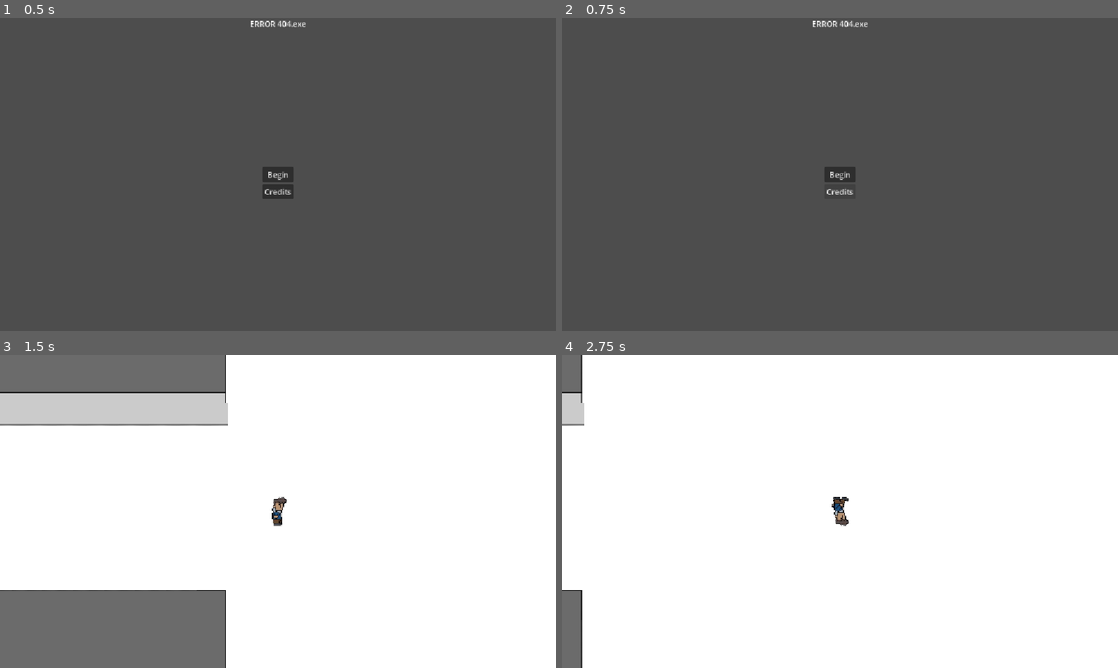
Above: before the commit, frames 1-4 (two rows, left to right).
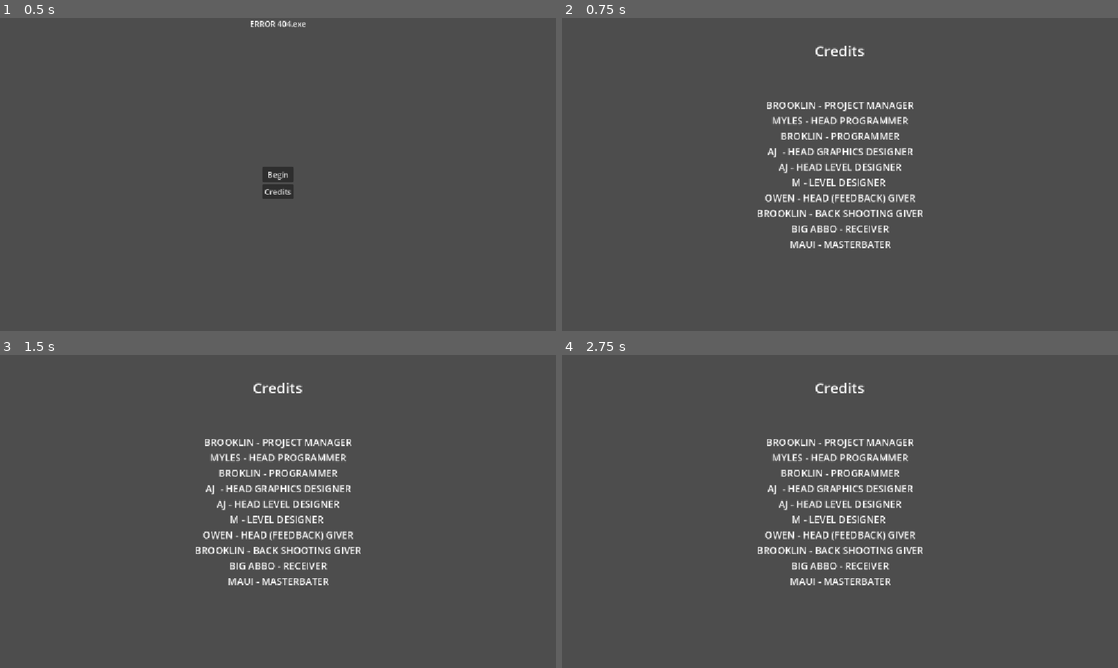
Above: after the commit, the same moments.

Repository: brooklin25t/L2-DIGT-BAM
Game: Godot game, scene res://Scenes/main_menu.tscn
Same seed, same stepped clock (60 frames per second), same inputs: the game is played once before the commit and once after it. This scene is started directly instead of the project's main scene.
Inputs (mouse positions are in pixels of both pictures, inside the frame that each line leads up to):
- Up to frame 1 (0.5 s): no input
- Up to frame 2 (0.75 s): click "Credits" at 0.5 s
- Up to frame 3 (1.5 s): click (278, 511) at 1.25 s, where only the run before the commit has a clickable "Begin"
- Up to frame 4 (2.75 s): tap Enter at 2 s; hold D (player_right) from 2.03 s (still down); tap Space (player_dash) at 2.1 s; tap W (player_up) at 2.27 s

Frame 1 is identical in both runs. In frame 2, 3.6% of the frame differs, in the area x 35-65%, y 0-74%; in frame 3, 99%; in frame 4, 99%, in the area x 0-100%, y 0-100%.

Commit message:
animations and credits

Diff:
--- a/error-404-exe/Prefab/player.tscn
+++ b/error-404-exe/Prefab/player.tscn
@@ -1,10 +1,16 @@
 [gd_scene format=3 uid="uid://cs5d5po13a7u7"]
 
 [ext_resource type="Script" uid="uid://b2ehruxvdiul5" path="res://Scripts/player.gd" id="1_mkbva"]
+[ext_resource type="Texture2D" uid="uid://bf3pf4qnlxg3d" path="res://Sprites/Idle D 1.png" id="4_wyp7x"]
+[ext_resource type="Texture2D" uid="uid://cjcj27twgoawp" path="res://Sprites/Idle D 2.png" id="5_0r8a8"]
 [ext_resource type="Texture2D" uid="uid://ca4ne67efila" path="res://Sprites/_walk_R_1-removebg-preview.png" id="5_i32cl"]
+[ext_resource type="Texture2D" uid="uid://cjrtvkhqvtq0k" path="res://Sprites/walk D 1.png" id="6_hmuh6"]
+[ext_resource type="Texture2D" uid="uid://cdfacv2sc322q" path="res://Sprites/Idle_U_1-removebg-preview.png" id="6_l2bej"]
 [ext_resource type="Texture2D" uid="uid://ekoryxqtox8t" path="res://Sprites/_walk_U_1-removebg-preview.png" id="6_rklwh"]
 [ext_resource type="Texture2D" uid="uid://iroub448i2k2" path="res://Sprites/Idle_R_2-removebg-preview.png" id="6_wyp7x"]
 [ext_resource type="Texture2D" uid="uid://dedtgria3gpb7" path="res://Sprites/_walk_R_1png-removebg-preview.png" id="7_0r8a8"]
+[ext_resource type="Texture2D" uid="uid://i6r67uip8t8" path="res://Sprites/walk D 2.png" id="7_ty16k"]
+[ext_resource type="Texture2D" uid="uid://bebixigryrs5v" path="res://Sprites/Idle_U_2-removebg-preview.png" id="7_ui8k8"]
 [ext_resource type="Texture2D" uid="uid://boik3ub0n56aw" path="res://Sprites/_walk_U_2-removebg-preview.png" id="7_yoyf1"]
 [ext_resource type="Texture2D" uid="uid://bo3h04pdpoboc" path="res://Sprites/_walk_R_2-removebg-preview.png" id="8_l2bej"]
 
@@ -24,12 +30,36 @@
 atlas = ExtResource("6_wyp7x")
 region = Rect2(0, 0, 64, 64)
 
+[sub_resource type="AtlasTexture" id="AtlasTexture_v383j"]
+atlas = ExtResource("4_wyp7x")
+region = Rect2(0, 0, 64, 64)
+
+[sub_resource type="AtlasTexture" id="AtlasTexture_w6hbp"]
+atlas = ExtResource("5_0r8a8")
+region = Rect2(0, 0, 64, 64)
+
+[sub_resource type="AtlasTexture" id="AtlasTexture_pftp3"]
+atlas = ExtResource("6_l2bej")
+region = Rect2(0, 0, 64, 64)
+
+[sub_resource type="AtlasTexture" id="AtlasTexture_ehjad"]
+atlas = ExtResource("7_ui8k8")
+region = Rect2(0, 0, 64, 64)
+
 [sub_resource type="AtlasTexture" id="AtlasTexture_fu6xk"]
 atlas = ExtResource("7_0r8a8")
 region = Rect2(0, 0, 64, 64)
 
 [sub_resource type="AtlasTexture" id="AtlasTexture_7dcbk"]
 atlas = ExtResource("8_l2bej")
+region = Rect2(0, 0, 64, 64)
+
+[sub_resource type="AtlasTexture" id="AtlasTexture_1k2bi"]
+atlas = ExtResource("6_hmuh6")
+region = Rect2(0, 0, 64, 64)
+
+[sub_resource type="AtlasTexture" id="AtlasTexture_i32cl"]
+atlas = ExtResource("7_ty16k")
 region = Rect2(0, 0, 64, 64)
 
 [sub_resource type="AtlasTexture" id="AtlasTexture_hmuh6"]
@@ -43,10 +73,10 @@
 [sub_resource type="SpriteFrames" id="SpriteFrames_mako7"]
 animations = [{
 "frames": [{
-"duration": 2.0,
+"duration": 1.5,
 "texture": SubResource("AtlasTexture_h520n")
 }, {
-"duration": 2.0,
+"duration": 1.5,
 "texture": SubResource("AtlasTexture_m3jog")
 }],
 "loop": 1,
@@ -54,10 +84,32 @@
 "speed": 5.0
 }, {
 "frames": [{
-"duration": 2.0,
+"duration": 1.5,
+"texture": SubResource("AtlasTexture_v383j")
+}, {
+"duration": 1.5,
+"texture": SubResource("AtlasTexture_w6hbp")
+}],
+"loop": 1,
+"name": &"Idle y.axis_down",
+"speed": 5.0
+}, {
+"frames": [{
+"duration": 1.5,
+"texture": SubResource("AtlasTexture_pftp3")
+}, {
+"duration": 1.5,
+"texture": SubResource("AtlasTexture_ehjad")
+}],
+"loop": 1,
+"name": &"Idle y.axis_up",
+"speed": 5.0
+}, {
+"frames": [{
+"duration": 1.5,
 "texture": SubResource("AtlasTexture_fu6xk")
 }, {
-"duration": 2.0,
+"duration": 1.5,
 "texture": SubResource("AtlasTexture_7dcbk")
 }],
 "loop": 1,
@@ -65,14 +117,25 @@
 "speed": 5.0
 }, {
 "frames": [{
-"duration": 1.0,
+"duration": 1.5,
+"texture": SubResource("AtlasTexture_1k2bi")
+}, {
+"duration": 1.5,
+"texture": SubResource("AtlasTexture_i32cl")
+}],
+"loop": 1,
+"name": &"Walking y.axis_down",
+"speed": 5.0
+}, {
+"frames": [{
+"duration": 1.5,
 "texture": SubResource("AtlasTexture_hmuh6")
 }, {
-"duration": 1.0,
+"duration": 1.5,
 "texture": SubResource("AtlasTexture_ty16k")
 }],
 "loop": 1,
-"name": &"Walking y.axis",
+"name": &"Walking y.axis_up",
 "speed": 5.0
 }]
 
@@ -108,7 +171,8 @@
 position = Vector2(-0.5, -0.5)
 scale = Vector2(0.953125, 0.953125)
 sprite_frames = SubResource("SpriteFrames_mako7")
-animation = &"Walking y.axis"
+animation = &"Idle y.axis_up"
+frame_progress = 0.16191311
 
 [connection signal="area_entered" from="character" to="." method="_on_area_2d_area_entered"]
 [connection signal="timeout" from="DashTimer" to="." method="_on_dash_timer_timeout"]
--- a/error-404-exe/Scenes/credits.tscn
+++ b/error-404-exe/Scenes/credits.tscn
@@ -1,4 +1,11 @@
 [gd_scene format=3 uid="uid://b6ywuo2r1ruk1"]
+
+[sub_resource type="LabelSettings" id="LabelSettings_r18jl"]
+font_size = 30
+
+[sub_resource type="LabelSettings" id="LabelSettings_e4ad4"]
+line_spacing = 4.0
+font_size = 20
 
 [node name="credits" type="Node2D" unique_id=1372713175]
 
@@ -13,19 +20,39 @@
 anchors_preset = 5
 anchor_left = 0.5
 anchor_right = 0.5
-offset_left = -27.5
-offset_right = 27.5
-offset_bottom = 23.0
+offset_left = -126.0
+offset_right = 126.0
+offset_bottom = 134.0
 grow_horizontal = 2
 text = "Credits"
+label_settings = SubResource("LabelSettings_r18jl")
+horizontal_alignment = 1
+vertical_alignment = 1
 
 [node name="actual-credits" type="Label" parent="Control" unique_id=589172523]
-layout_mode = 0
-offset_right = 40.0
-offset_bottom = 23.0
+layout_mode = 1
+anchors_preset = 8
+anchor_left = 0.5
+anchor_top = 0.5
+anchor_right = 0.5
+anchor_bottom = 0.5
+offset_left = -364.5
+offset_top = -202.5
+offset_right = 364.5
+offset_bottom = 202.5
+grow_horizontal = 2
+grow_vertical = 2
 text = "Brooklin - Project Manager
 Myles - Head Programmer
 Broklin - Programmer
 AJ  - Head Graphics Designer
 AJ - Head Level Designer
-Myles - Level Designer "
+M - Level Designer
+Owen - Head (Feedback) Giver
+Brooklin - Back Shooting Giver
+Big Abbo - Receiver
+Maui - Masterbater"
+label_settings = SubResource("LabelSettings_e4ad4")
+horizontal_alignment = 1
+vertical_alignment = 1
+uppercase = true
--- a/error-404-exe/Scenes/main_menu.tscn
+++ b/error-404-exe/Scenes/main_menu.tscn
@@ -1,7 +1,6 @@
 [gd_scene format=3 uid="uid://cj0e7635ub3iq"]
 
 [ext_resource type="Script" uid="uid://dynokykecqmfn" path="res://Scripts/main_menu.gd" id="1_28flt"]
-[ext_resource type="Script" uid="uid://cekvfpoy38ck4" path="res://Scripts/start_button.gd" id="2_48xlc"]
 
 [node name="main-menu" type="Node2D" unique_id=1942784980]
 script = ExtResource("1_28flt")
@@ -26,7 +25,6 @@
 grow_horizontal = 2
 grow_vertical = 2
 text = "Begin"
-script = ExtResource("2_48xlc")
 
 [node name="Button" type="Button" parent="Control" unique_id=603296016]
 layout_mode = 1
--- a/error-404-exe/Scripts/main_menu.gd
+++ b/error-404-exe/Scripts/main_menu.gd
@@ -9,4 +9,4 @@
 
 
 func _on_button_pressed() -> void:
-	pass # Replace with function body.
+	get_tree().change_scene_to_file("res://Scenes/credits.tscn")
--- a/error-404-exe/Scripts/player.gd
+++ b/error-404-exe/Scripts/player.gd
@@ -71,7 +71,7 @@
 		last_facing_dir_x = sign(direction.x)
 
 # 2. Update sprite flipping
-	animated_sprite.flip_v = (last_facing_dir_y == -1.0)
+	animated_sprite.flip_h = (last_facing_dir_y == -1.0)
 	animated_sprite.flip_h = (last_facing_dir_x == -1.0)
 
 # 3. Handle animations
@@ -81,22 +81,30 @@
 	# Prioritize X movement over Y movement when moving diagonally
 		if direction.x != 0:
 			animated_sprite.play("Walking x.axis")
+		elif direction.y == -1.0:
+			animated_sprite.play("Walking y.axis_up")
+		elif direction.y == 1.0:
+			animated_sprite.play("Walking y.axis_down")
+		elif direction.y == 0:
+			animated_sprite.play("Idle y.axis_down")
+		elif direction.y == 0:
+			animated_sprite.play("Idle y.axis_up")
 		else:
-			animated_sprite.play("Walking y.axis")
+			animated_sprite.play("Walking x.axis")
 	else:
-		animated_sprite.play("Idle x.axis")
+		pass
 
 
 # 3. Check for enemy collisions
 func check_enemy_collisions():
-		for i in get_slide_collision_count():
-			var collision = get_slide_collision(i)
-			var collider = collision.get_collider()
+	for i in get_slide_collision_count():
+		var collision = get_slide_collision(i)
+		var collider = collision.get_collider()
 
-			# If the object we bumped into is in the "Enemies" group
-			if collider and collider.is_in_group("Enemies"):
-				respawn()
-				break
+		# If the object we bumped into is in the "Enemies" group
+		if collider and collider.is_in_group("Enemies"):
+			respawn()
+			break
 
 
 func _on_dash_timer_timeout() -> void:
Binary file added: error-404-exe/Sprites/Idle D 1.png
Not shown, added: error-404-exe/Sprites/Idle D 1.png.import
Binary file added: error-404-exe/Sprites/Idle D 2.png
Not shown, added: error-404-exe/Sprites/Idle D 2.png.import
Binary file added: error-404-exe/Sprites/walk D 1.png
Not shown, added: error-404-exe/Sprites/walk D 1.png.import
Binary file added: error-404-exe/Sprites/walk D 2.png
Not shown, added: error-404-exe/Sprites/walk D 2.png.import
